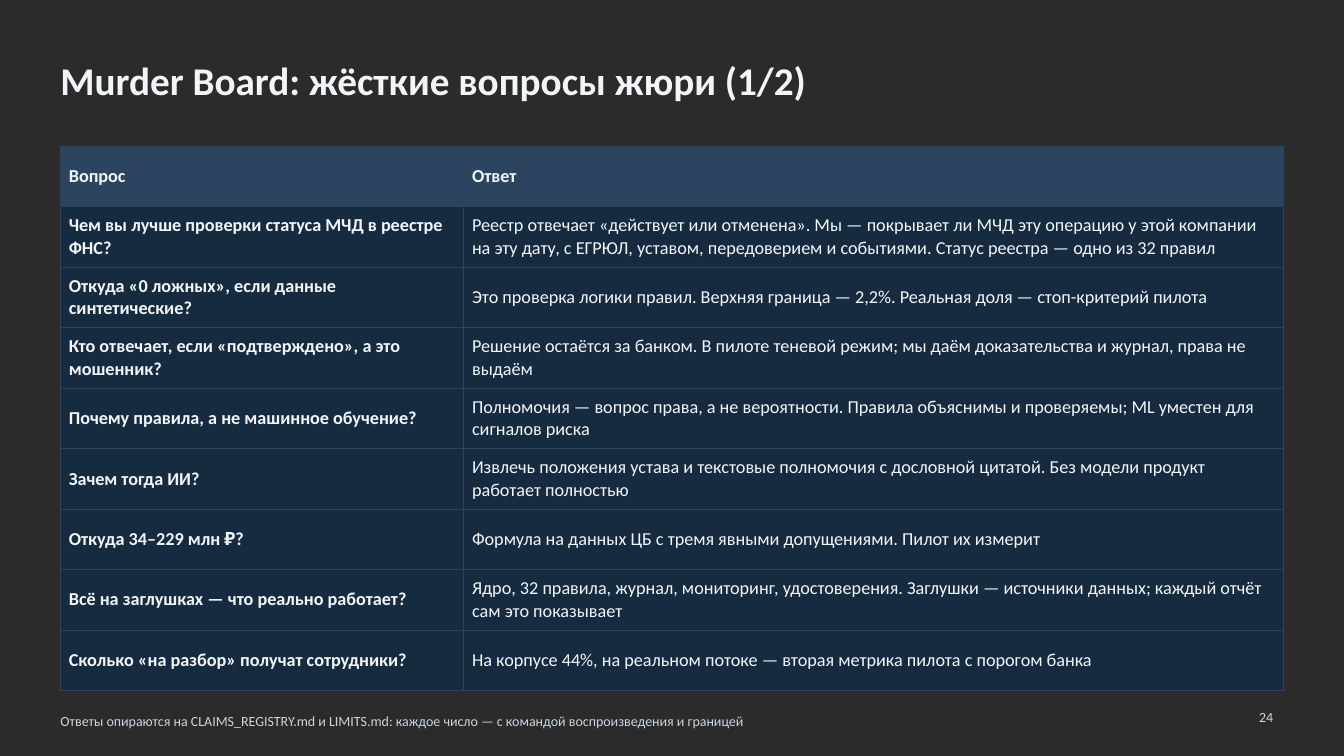
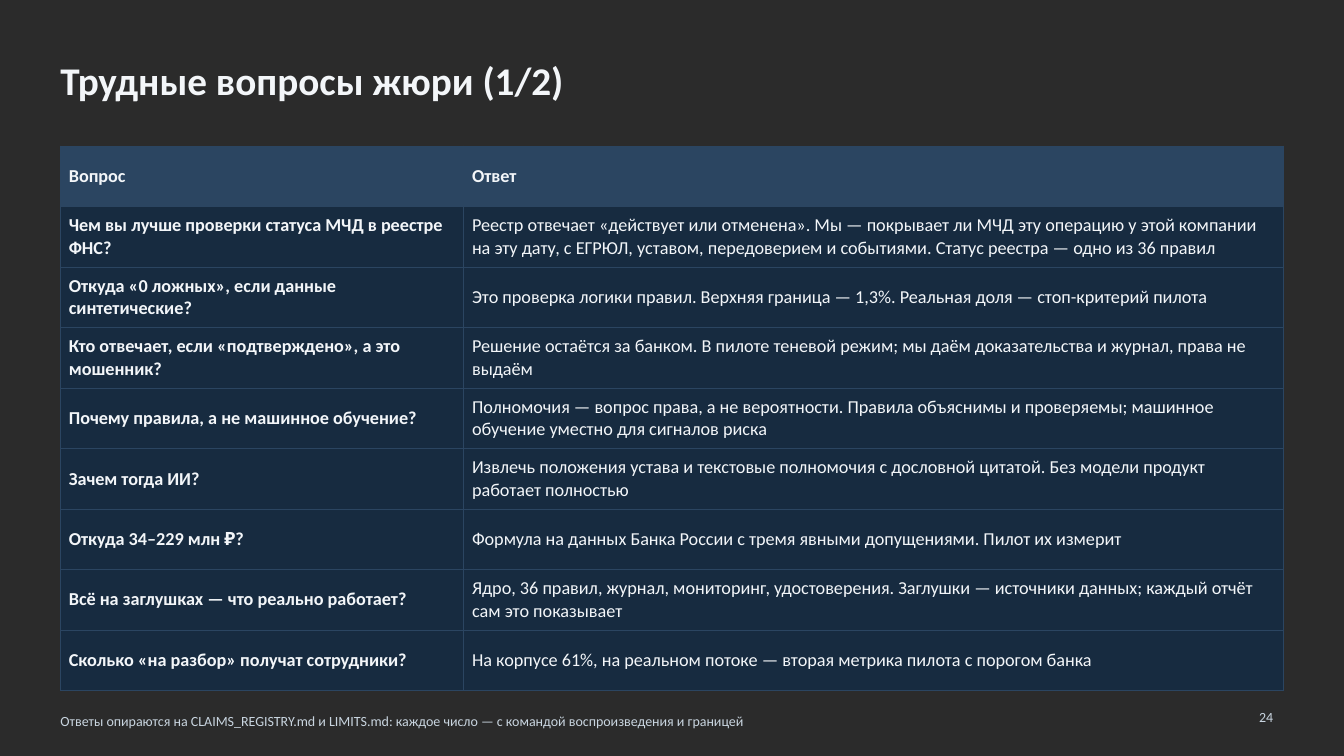
Before and after one commit to KonkovDV/Mandat, a slide deck: slide 24 of Mandat_VTB.pptx. Drawn at 1344x756 pixels with LibreOffice and Linux fonts; fonts in the diff are those of the drawing; background and template pictures are left out; a plain dark background stands for a picture behind light text. Boxes give left, top, right and bottom in pixels: in the first picture for what was removed or moved away, otherwise in the second. Text is boxed around its words. In the diff, an @@ line names an element or a change of style, - is before the commit and + after.

```diff
--- a/Mandat_VTB.pptx
+++ b/Mandat_VTB.pptx
@@ title at [60, 66, 564, 102]: text changed @@
-Murder Board: жёсткие вопросы жюри (1/2)
+Трудные вопросы жюри (1/2)
@@ table at [60, 146, 1284, 673] @@
-row 2, column 2: Реестр отвечает «действует или отменена». Мы — покрывает ли МЧД эту операцию у этой компании на эту дату, с ЕГРЮЛ, уставом, передоверием и событиями. Статус реестра — одно из 32 правил
+row 2, column 2: Реестр отвечает «действует или отменена». Мы — покрывает ли МЧД эту операцию у этой компании на эту дату, с ЕГРЮЛ, уставом, передоверием и событиями. Статус реестра — одно из 36 правил
-row 3, column 2: Это проверка логики правил. Верхняя граница — 2,2%. Реальная доля — стоп-критерий пилота
+row 3, column 2: Это проверка логики правил. Верхняя граница — 1,3%. Реальная доля — стоп-критерий пилота
-row 5, column 2: Полномочия — вопрос права, а не вероятности. Правила объяснимы и проверяемы; ML уместен для сигналов риска
+row 5, column 2: Полномочия — вопрос права, а не вероятности. Правила объяснимы и проверяемы; машинное обучение уместно для сигналов риска
-row 7, column 2: Формула на данных ЦБ с тремя явными допущениями. Пилот их измерит
+row 7, column 2: Формула на данных Банка России с тремя явными допущениями. Пилот их измерит
-row 8, column 2: Ядро, 32 правила, журнал, мониторинг, удостоверения. Заглушки — источники данных; каждый отчёт сам это показывает
+row 8, column 2: Ядро, 36 правил, журнал, мониторинг, удостоверения. Заглушки — источники данных; каждый отчёт сам это показывает
-row 9, column 2: На корпусе 44%, на реальном потоке — вторая метрика пилота с порогом банка
+row 9, column 2: На корпусе 61%, на реальном потоке — вторая метрика пилота с порогом банка
```
Also in this commit, not shown: 21 other slides changed, 6 other files.
